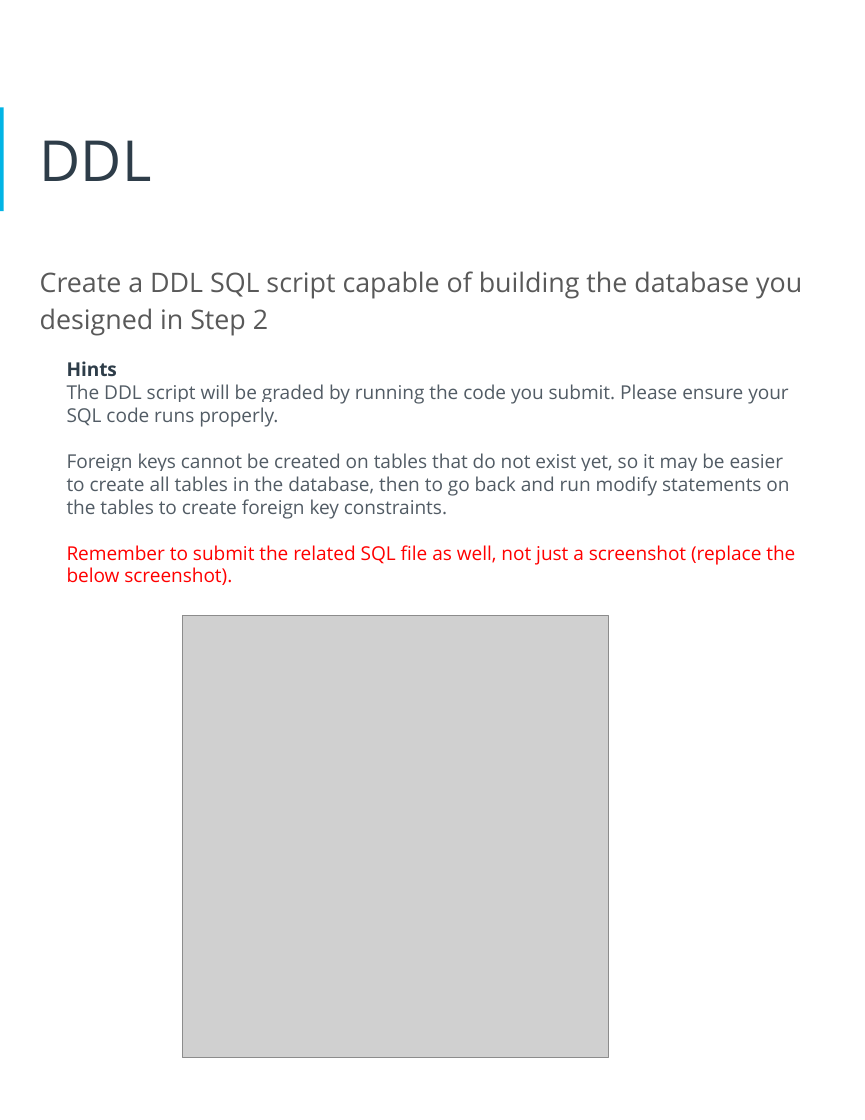
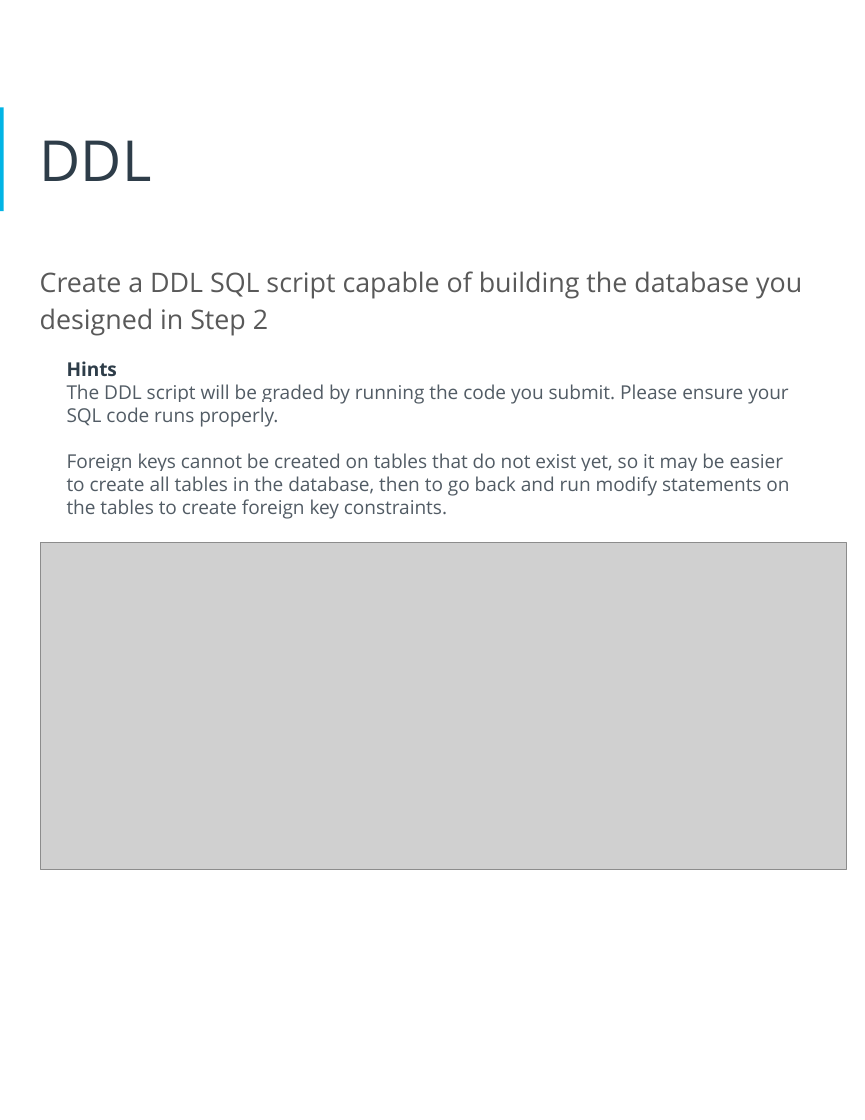
Before and after one commit to jabbala/data-architect-expert, a slide deck: slide 16 of project_1_tech_abc_hr_management/Project_report.pptx. Drawn at 865x1120 pixels with LibreOffice and Linux fonts; fonts in the diff are those of the drawing; grey boxes stand for pictures. Boxes give left, top, right and bottom in pixels: in the first picture for what was removed or moved away, otherwise in the second. Text is boxed around its words. In the diff, an @@ line names an element or a change of style, - is before the commit and + after.

```diff
--- a/project_1_tech_abc_hr_management/Project_report.pptx
+++ b/project_1_tech_abc_hr_management/Project_report.pptx
@@ picture added at box(41, 542, 847, 869) @@
@@ text at box(67, 545, 795, 585): paragraph removed @@
-Remember to submit the related SQL file as well, not just a screenshot (replace the below screenshot).
@@ picture removed at box(183, 616, 609, 1057) @@
```
Also in this commit, not shown: 14 other slides changed, 5 other files.
